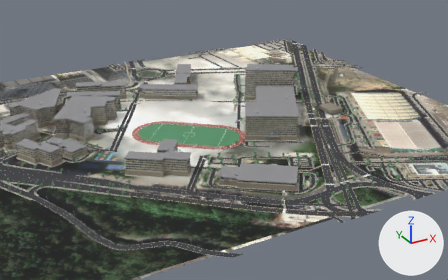
The glTF model public/models/must-campus.glb as it was, and as the next commit left it.
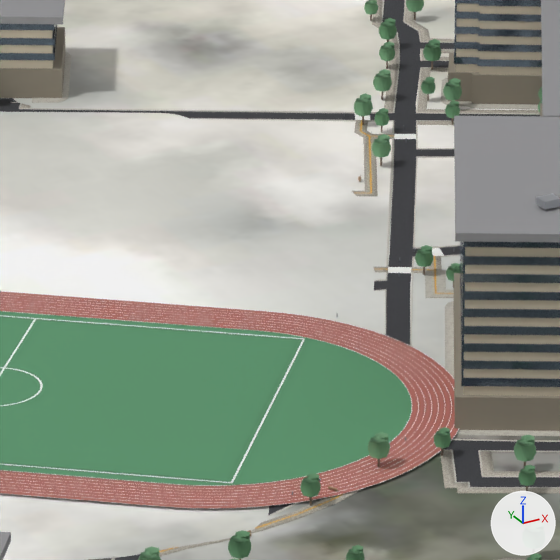
There are two pictures of each version: one from a 50 mm lens placed at (-356.0, -815.0, 374.0), pointed at (80.0, -22.0, -22.0), one close up on the part from 42% to 58% of the width and 31% to 56% of the height. Arrows for +X, +Y and +Z are at lower right; the lights stay in place. The older version's two pictures come first. Where no turn or scale is listed for an object, it has been applied to the vertices.

In view in the first close-up: 'AerialGround', 'GD_curb', 'GD_leafA', 'GD_leafB', 'GD_road', 'GD_sidewalk', 'complex_parapet', 'complex_podium', 'dorm-p_podium', 'sport_infield', 'sport_pitch', 'sport_track_surface' and 62 more.
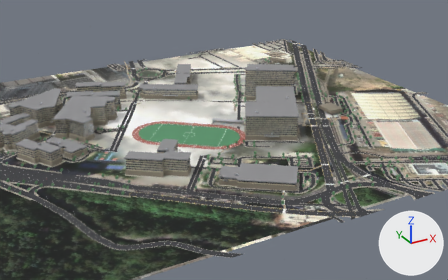
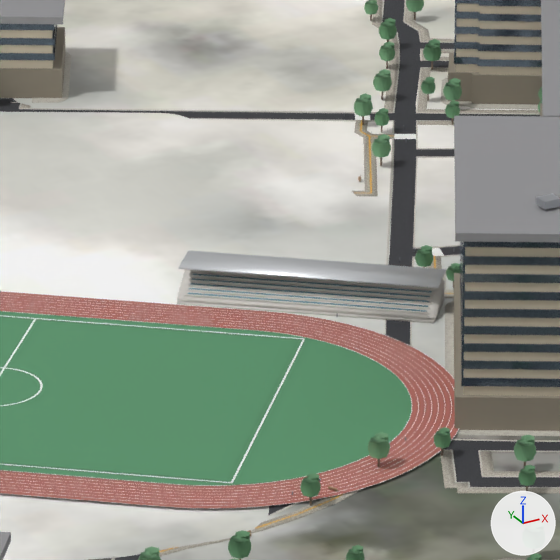
Commit message: feat(evac+campus): 人流监看动态化（曲线/速率/逐层趋势）+ 田径场观众看台

Edits to the bpy script that builds the scene:
```text
Add mat_gd_standseat:
    mat_gd_standseat = principled_material('GD_StandSeat')
    mat_gd_standseat.base_color = (0.16, 0.33, 0.4)  # cyan #6f9baa
    mat_gd_standseat.roughness = 0.7
Add mat_gd_standmetal:
    mat_gd_standmetal = principled_material('GD_StandMetal')
    mat_gd_standmetal.base_color = (0.74, 0.76, 0.78)  # white #dfe2e5
    mat_gd_standmetal.metallic = 0.6
    mat_gd_standmetal.roughness = 0.45
Add mat_gd_standconcrete:
    mat_gd_standconcrete = principled_material('GD_StandConcrete')
    mat_gd_standconcrete.base_color = (0.66, 0.64, 0.6)  # light grey #d4d1cb
    mat_gd_standconcrete.roughness = 0.85
Add me_gd_standseatmesh:
    me_gd_standseatmesh.from_pydata(...)  # 64 vertices, 96 faces; spans x 69.7..111.4, y -33.9..3.2, z 1.1..4.8
    me_gd_standseatmesh.materials.append(mat_gd_standseat)  # cyan #6f9baa
Add me_gd_standmetalmesh:
    me_gd_standmetalmesh.from_pydata(...)  # 104 vertices, 180 faces; spans x 69.5..114.5, y -33.5..6.3, z 0.6..6.6
    me_gd_standmetalmesh.materials.append(mat_gd_standmetal)  # white #dfe2e5
Add me_gd_standconcretemesh:
    me_gd_standconcretemesh.from_pydata(...)  # 136 vertices, 324 faces; spans x 67.9..114.1, y -35.6..5.9, z 0.2..5.6
    me_gd_standconcretemesh.materials.append(mat_gd_standconcrete)  # light grey #d4d1cb
Add ob_gd_standseat:
    ob_gd_standseat = bpy.data.objects.new('GD_standSeat', me_gd_standseatmesh)
    ob_gd_standseat.location = (0.0, 0.0, 0.0)
Add ob_gd_standmetal:
    ob_gd_standmetal = bpy.data.objects.new('GD_standMetal', me_gd_standmetalmesh)
    ob_gd_standmetal.location = (0.0, 0.0, 0.0)
Add ob_gd_standconcrete:
    ob_gd_standconcrete = bpy.data.objects.new('GD_standConcrete', me_gd_standconcretemesh)
    ob_gd_standconcrete.location = (0.0, 0.0, 0.0)
```

What differs and where, as boxes (x1, y1, x2, y2) in the close-ups (560 x 560 px):
'GD_standConcrete', added
    after: (177, 270, 445, 323)
'GD_standMetal', added
    after: (178, 250, 446, 288)
'GD_standSeat', added
    after: (188, 270, 432, 312)
